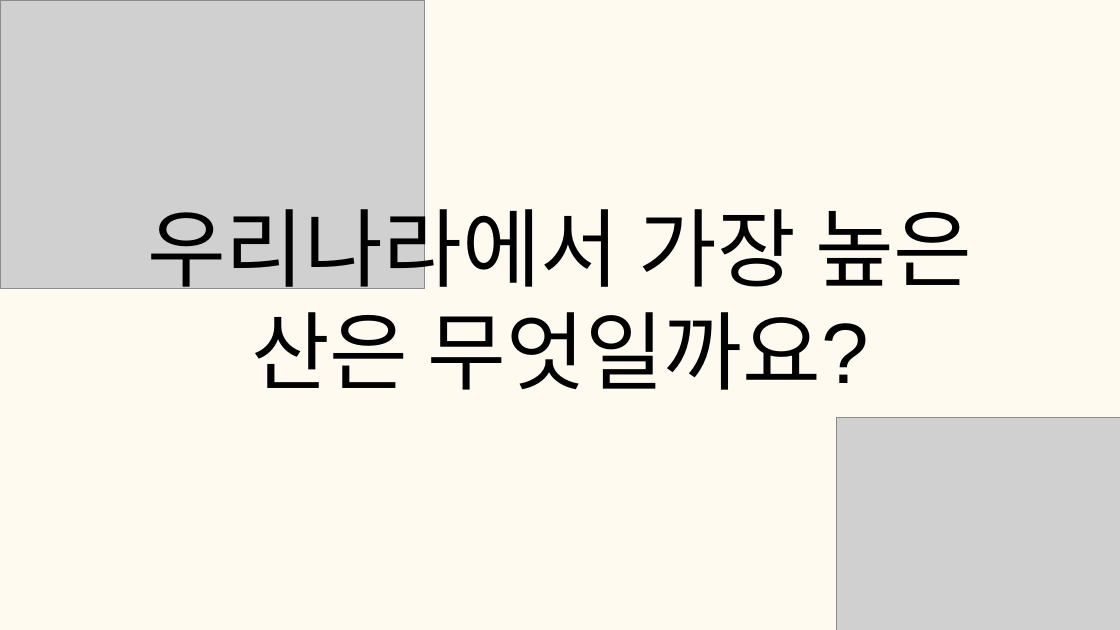
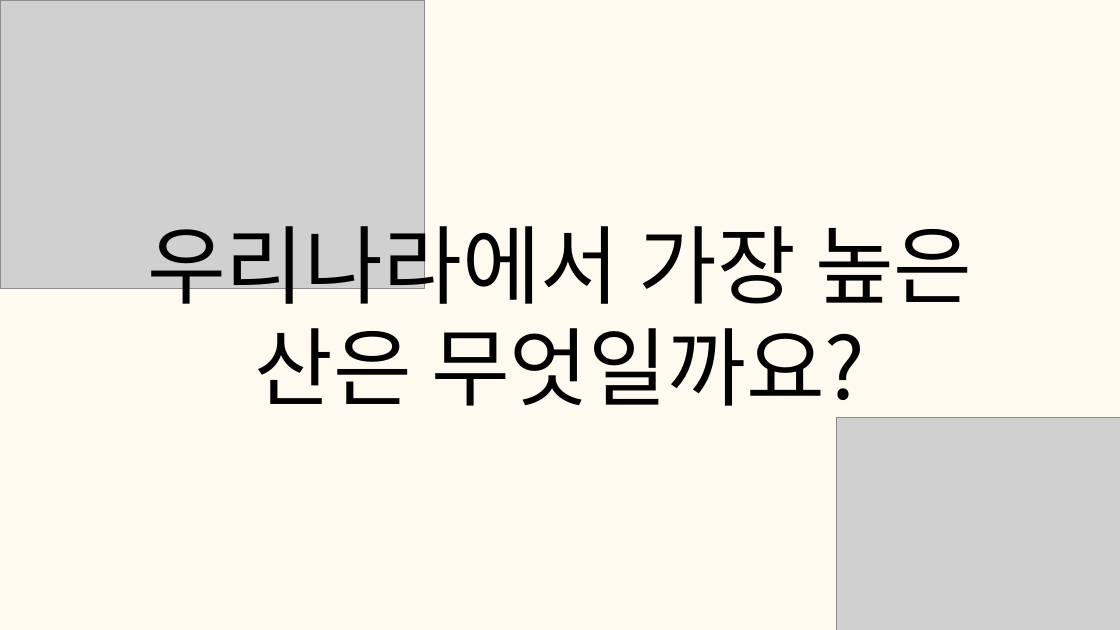
Before and after one commit to tkdgns25300/sunday_play, a slide deck: slide 35 of public/downloads/games/history-quiz/rules.pptx. Drawn at 1120x630 pixels with LibreOffice and Linux fonts; fonts in the diff are those of the drawing; grey boxes stand for pictures. Boxes give left, top, right and bottom in pixels: in the first picture for what was removed or moved away, otherwise in the second. Text is boxed around its words. In the diff, an @@ line names an element or a change of style, - is before the commit and + after.

```diff
--- a/public/downloads/games/history-quiz/rules.pptx
+++ b/public/downloads/games/history-quiz/rules.pptx
@@ text "우리나라에서 가장 높은 산은 무엇일까요?": place and size @@
-text "우리나라에서 가장 높은 산은 무엇일까요?" at <box>147,194,972,390</box>
+text "우리나라에서 가장 높은 산은 무엇일까요?" at <box>147,210,972,421</box>
@@ text "우리나라에서 가장 높은 산은 무엇일까요?" at <box>147,210,972,421</box>: font Arial to Noto Sans CJK KR @@
```
Also in this commit, not shown: 44 other slides changed, 3 other files.
